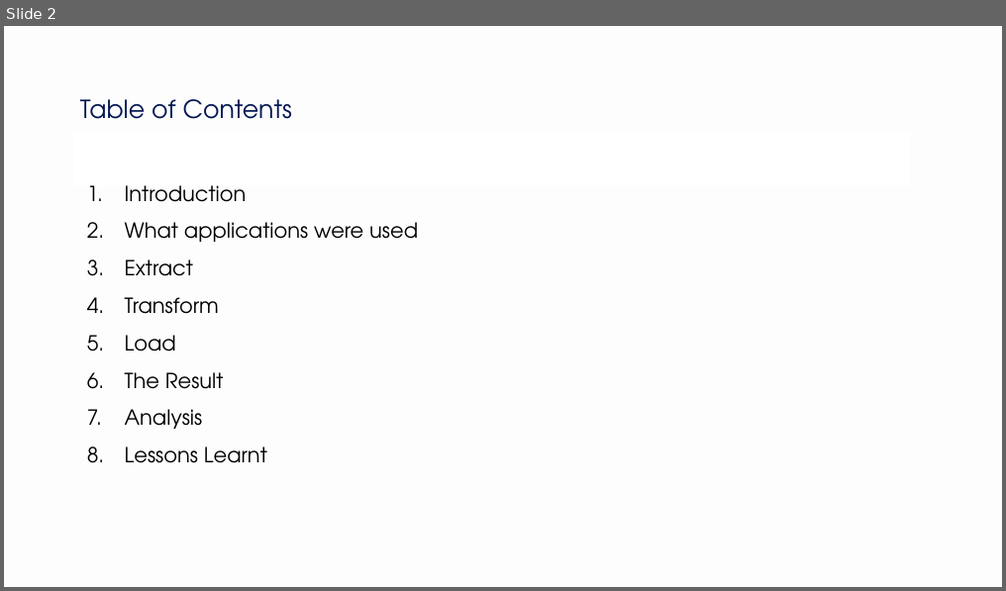
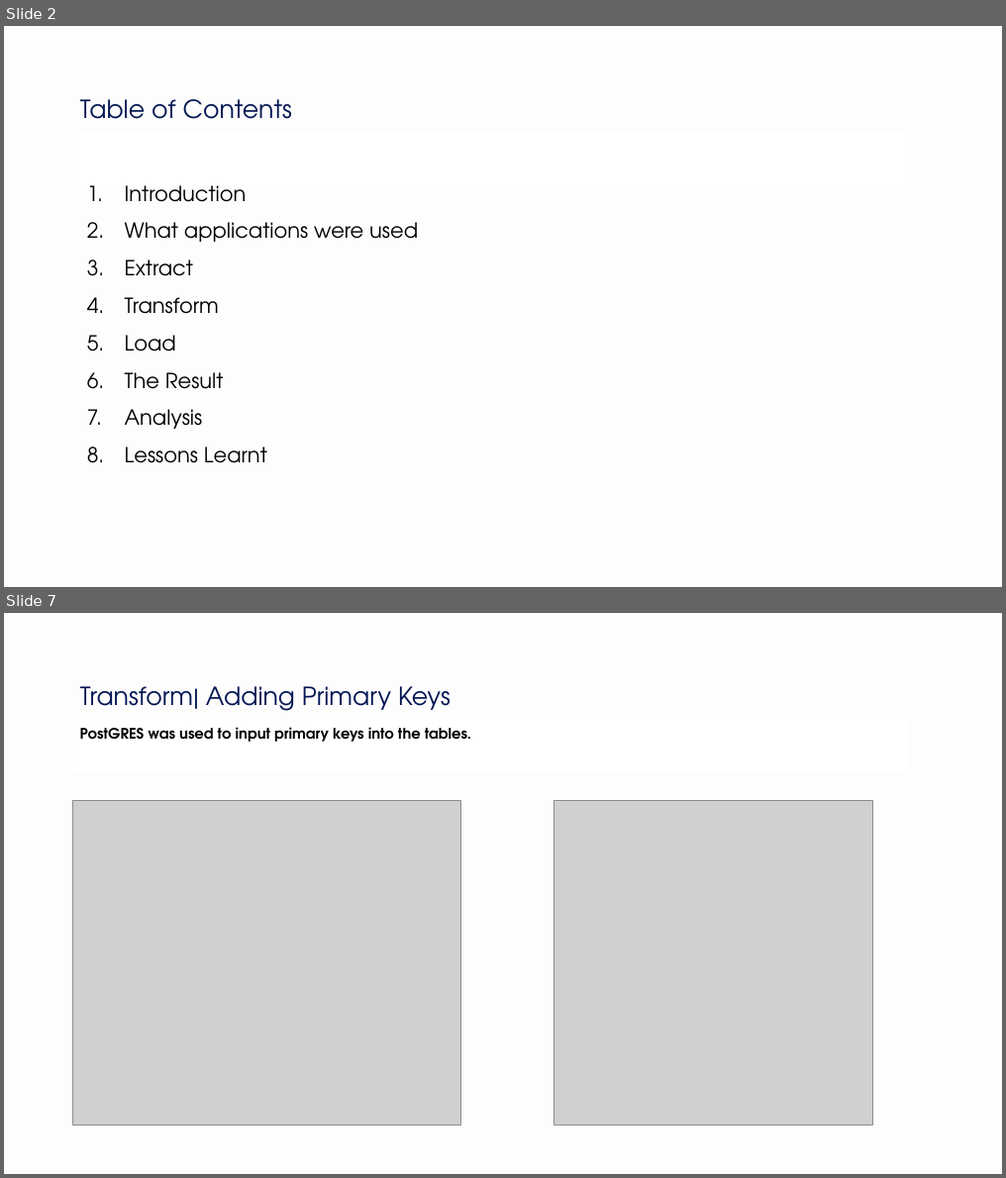
Before and after one commit to NikitaCase/stocks-vs-covid, a slide deck: stocksvscovid/Project 3.pptx. Shown one above the other, each under a label of ours: slide 2 before the commit, slides 2 and 7 after it; the slides between them are not shown. The pictures are 1006x591 and 1006x1178 pixels, drawn with LibreOffice and Linux fonts; fonts in the diff are those of the drawing; grey boxes stand for pictures. Boxes give left, top, right and bottom in pixels: in the first picture for what was removed or moved away, otherwise in the second. Text is boxed around its words. In the diff, an @@ line names an element or a change of style, - is before the commit and + after.

```diff
--- a/stocksvscovid/Project 3.pptx
+++ b/stocksvscovid/Project 3.pptx
@@ slide 7 added at [4,613,1002,1174], background #F2F2F2 at 10% opacity @@
@@ title added at [80,686,450,711], 24 pt, text #021652 @@
+Transform| Adding Primary Keys
@@ rectangle added at [73,721,908,771], fill #FFFFFF, outline #FFFFFF 1 pt, 14 pt, text #000000, bold @@
+PostGRES was used to input primary keys into the tables.
@@ picture added at [73,800,461,1125] @@
@@ picture added at [553,800,872,1125] @@
```
Also in this commit, not shown: 8 slides changed, 2 other slides added, 4 slides removed.
